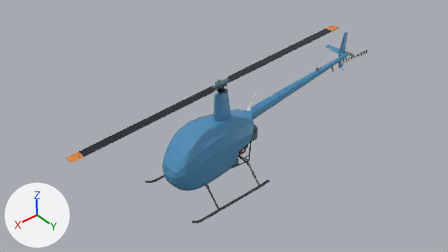
The Blender file external/blender/helicopter1.blend: old version first, new version second.
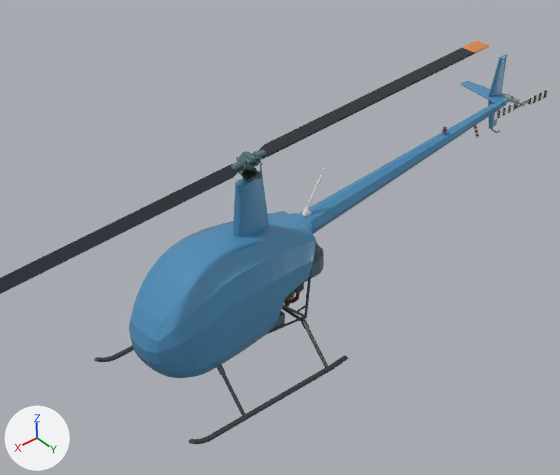
Each version appears first from the file's camera 'Camera.001', and next in a close-up on the part from 22% to 83% of the width and 2% to 95% of the height. The lights are fixed; the arrows at lower left show +X, +Y and +Z.

In view in the first close-up: 'Cylinder2', 'HeliMainBody', 'HeliTail', 'RotorMast', 'main_rotor_blade1', 'main_rotor_blade2'.
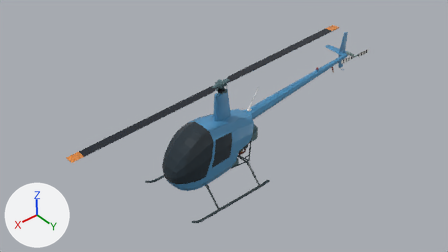
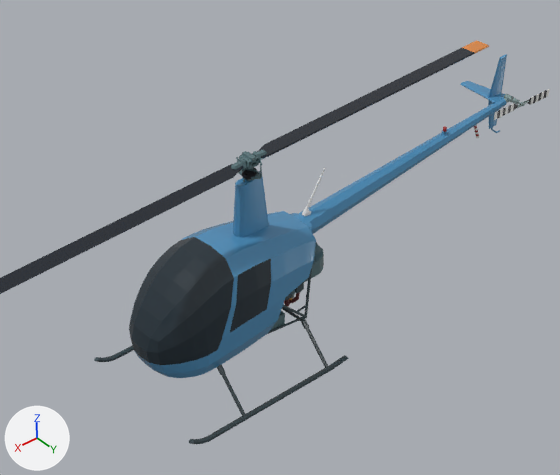
The change, as JSON lines over the scene's bpy script:
```json
{"op": "add", "block": "img_fuselage_roughness_png", "code": ["img_fuselage_roughness_png = load_image('fuselage_roughness.png', '../../res/fuselage_roughness.png', 46, 1, 'Non-Color')"]}
{"op": "add", "block": "mat_fuselage", "code": ["mat_fuselage = bpy.data.materials.new('fuselage')", "# uses the picture img_apollo_palette_1x_png", "# uses the picture img_fuselage_roughness_png"]}
{"block": "me_cube_006", "where": "# used by ob_helimainbody; location = (0.0, 0.0, 0.0)"}
{"op": "remove", "block": "me_cube_006", "code": "me_cube_006.from_pydata(...)  # 328 vertices, 293 faces; spans x -1.24..1.35, y -0.63..0.63, z -0.72..0.79"}
{"op": "remove", "block": "me_cube_006", "code": "me_cube_006.materials.append(mat_metal_paint_1)  # picture img_apollo_palette_1x_png"}
{"op": "add", "block": "me_cube_006", "code": "me_cube_006.from_pydata(...)  # 350 vertices, 325 faces; spans x -1.24..1.35, y -0.63..0.63, z -0.72..0.79"}
{"block": "me_cube_006", "change": "me_cube_006 part 1"}
{"block": "me_cube_006", "change": "6 vertices are removed from x -1.02..-0.33, y -0.54..0.54, z -0.58..0.01"}
{"block": "me_cube_006", "change": "40 faces are deleted"}
{"block": "me_cube_006", "change": "28 vertices are added at x -0.28..1.32, y -0.63..0.63, z -0.36..0.77"}
{"block": "me_cube_006", "change": "72 new faces join them"}
{"block": "me_cube_006", "change": "me_cube_006 part 2: 56 kept faces spanning x -0.07..1.35, y -0.63..0.63, z -0.36..0.79 get new texture (UV) coordinates"}
{"op": "add", "block": "me_cube_006", "code": "me_cube_006.materials.append(mat_fuselage)"}
```

Boxes (x1, y1, x2, y2) around the edits, measured in the close-ups (560 x 475 px):
```json
{"part": 1, "of": "me_cube_006", "change": "built on", "before": [135, 237, 277, 373], "after": [135, 237, 277, 373]}
{"part": 2, "of": "me_cube_006", "change": "surface changed", "before": [129, 247, 259, 365], "after": [129, 247, 259, 365]}
```
